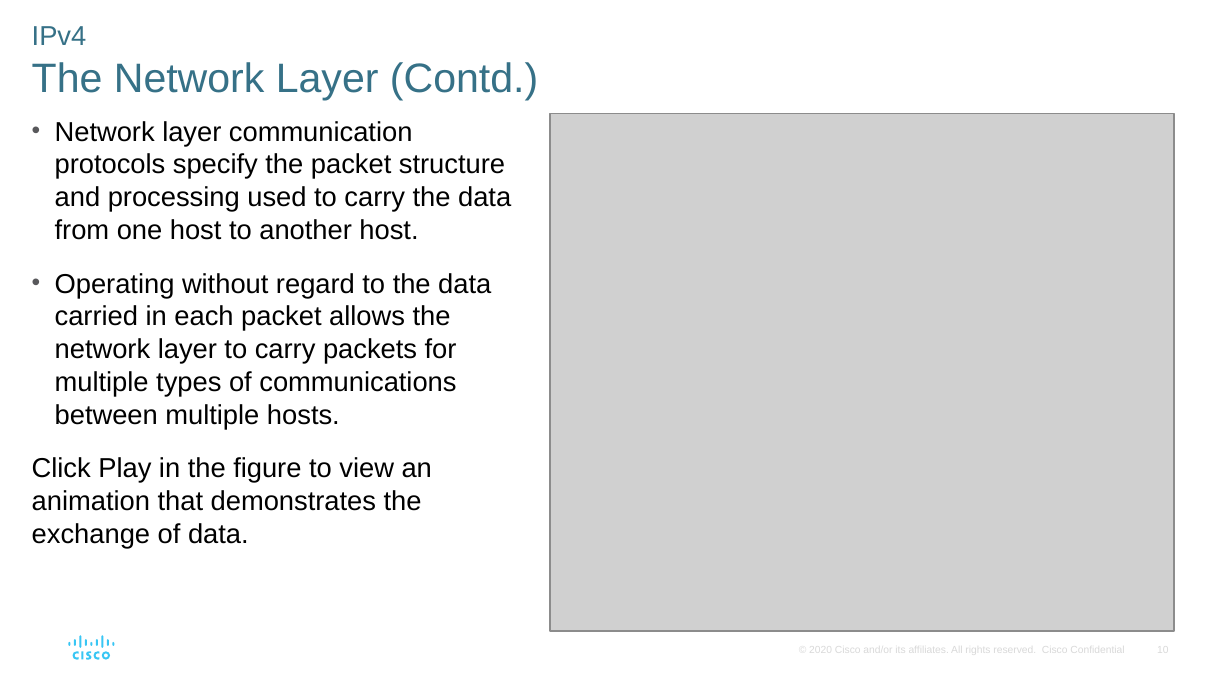
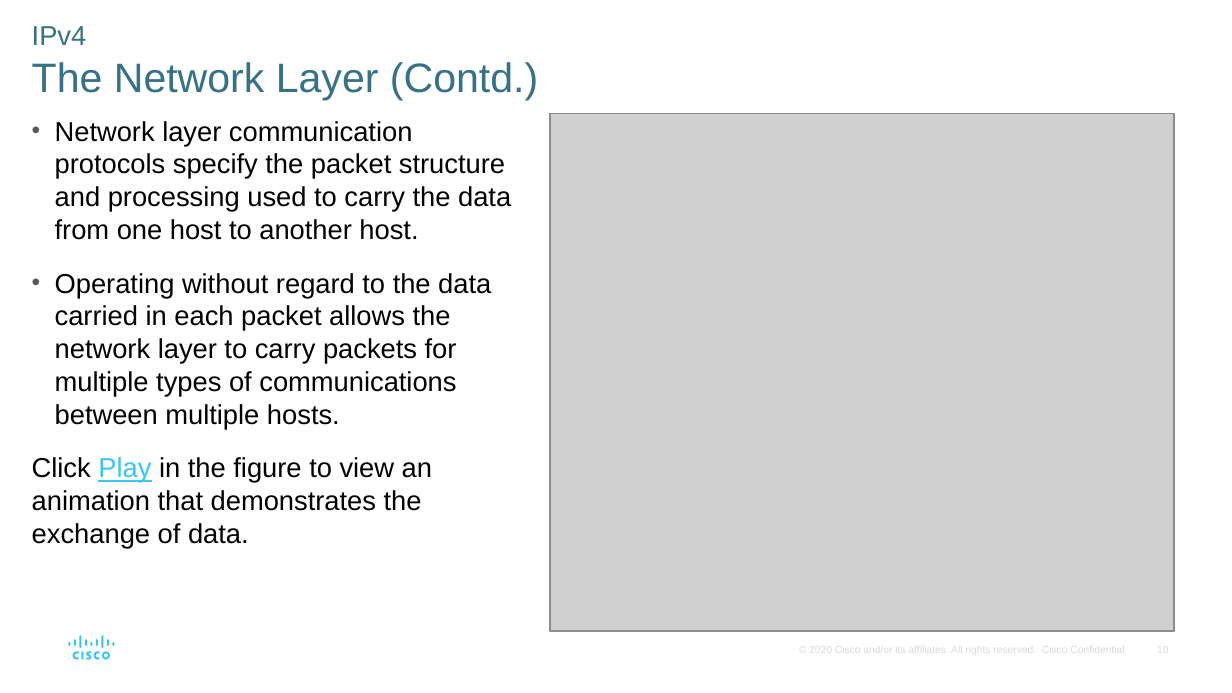
Before and after one commit to Osmiuth/group6-presentation, a slide deck: slide 10 of Module6-Etherner-and-Internet-Protocol-IP.pptx. Drawn at 1232x693 pixels with LibreOffice and Linux fonts; fonts in the diff are those of the drawing; grey boxes stand for pictures. Boxes give left, top, right and bottom in pixels: in the first picture for what was removed or moved away, otherwise in the second. Text is boxed around its words. In the diff, an @@ line names an element or a change of style, - is before the commit and + after.

Commit message:
final

```diff
--- a/Module6-Etherner-and-Internet-Protocol-IP.pptx
+++ b/Module6-Etherner-and-Internet-Protocol-IP.pptx
@@ text at <box>32,457,432,549</box>: text colour #000000 to #38C6F4, underline on in "Play" @@
```
